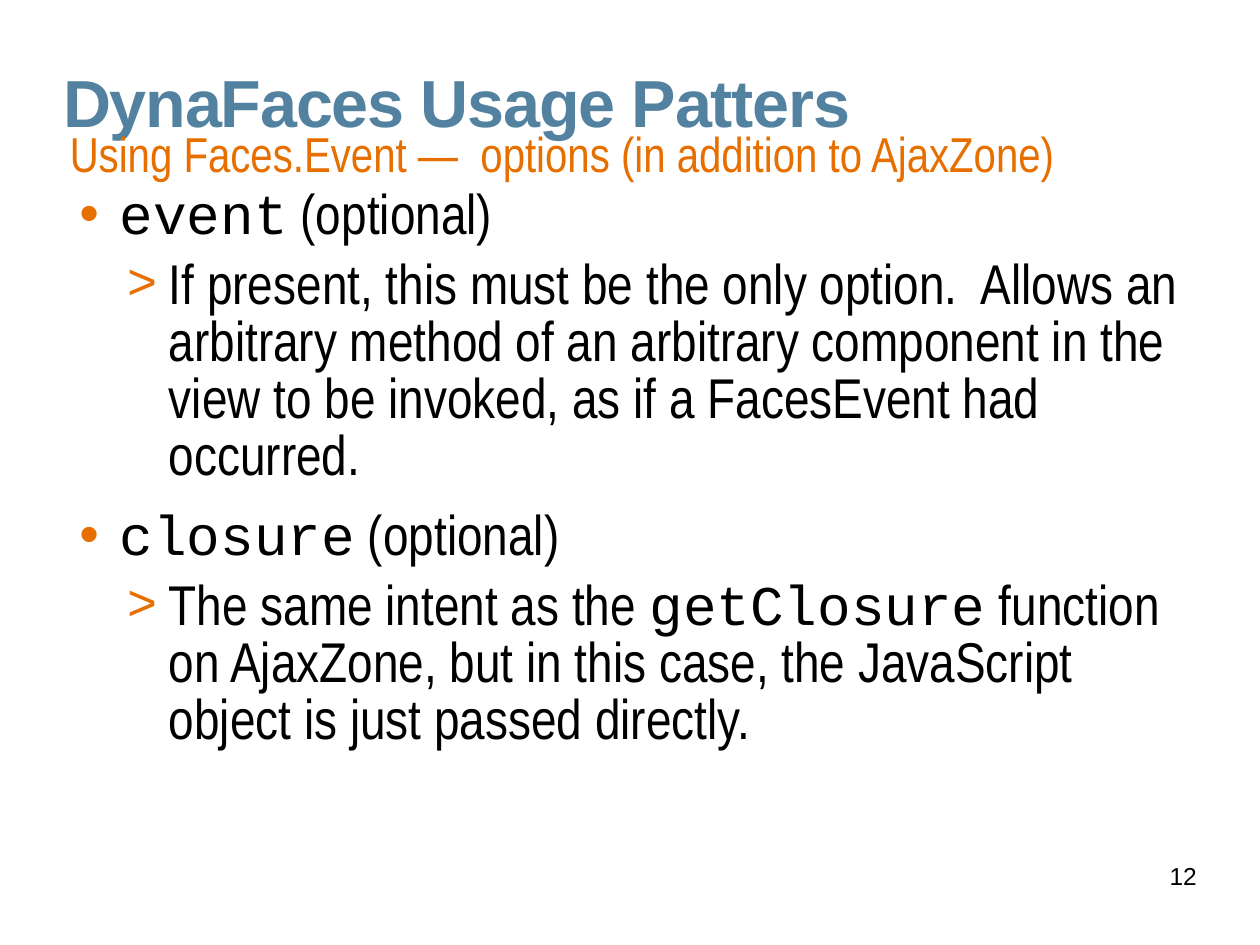
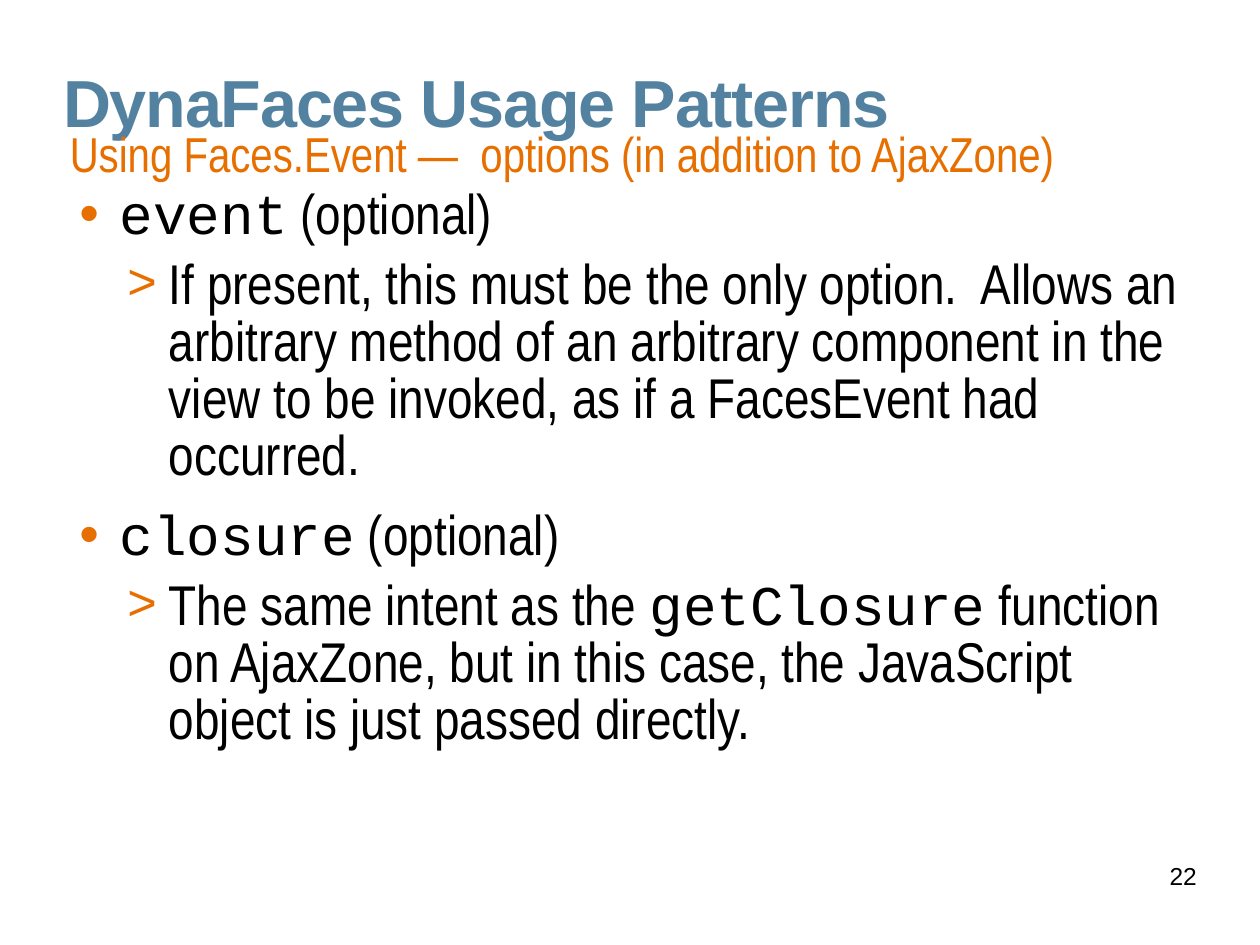
Before and after one commit to javaee/javaserverfaces-extensions, a slide deck: slide 22 of www/slides/dynafaces-advanced.odp (slide 12 before the commit). Drawn at 1260x945 pixels with LibreOffice and Linux fonts; fonts in the diff are those of the drawing; background and template pictures are left out. Boxes give left, top, right and bottom in pixels: in the first picture for what was removed or moved away, otherwise in the second. Text is boxed around its words. In the diff, an @@ line names an element or a change of style, - is before the commit and + after.

```diff
--- a/www/slides/dynafaces-advanced.odp
+++ b/www/slides/dynafaces-advanced.odp
@@ title at (x1=63, y1=81, x2=890, y2=139): text changed @@
-DynaFaces Usage Patters
+DynaFaces Usage Patterns
@@ page number at (x1=1170, y1=868, x2=1197, y2=885): text changed @@
-12
+22
```
Also in this commit, not shown: 17 other slides changed, 7 slides added.
